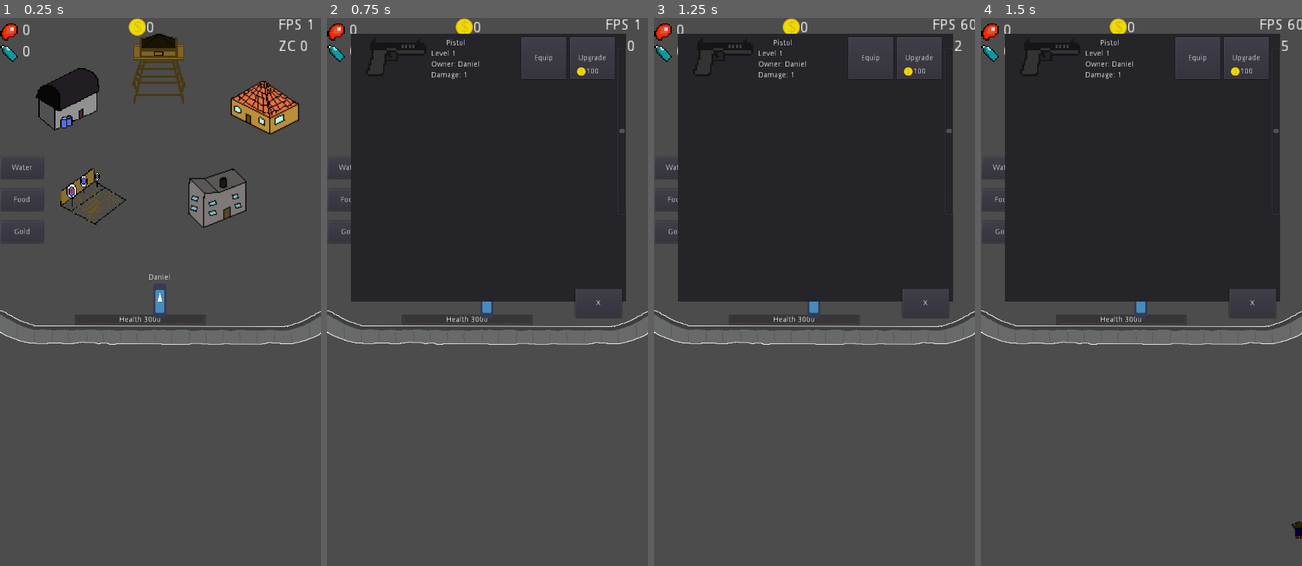
Above: before the commit, frames 1-4 (left to right).
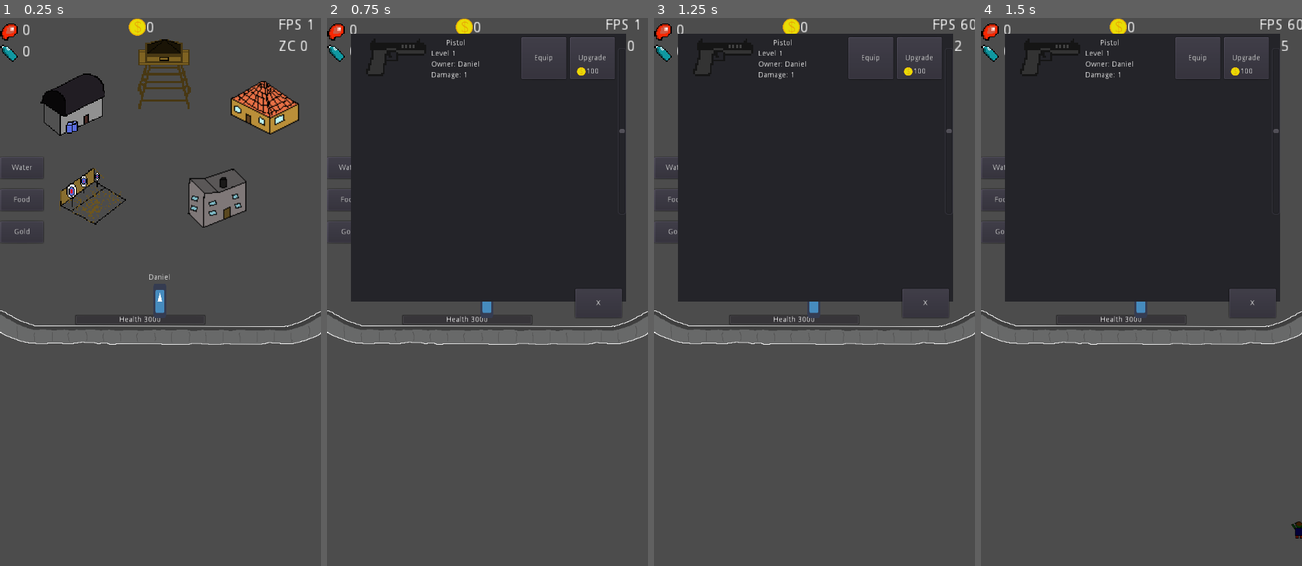
Above: after the commit, the same moments.

Repository: stranker/CLICKER_Z
Game: Godot game, scene res://Scene/MainScene.tscn
The game is run twice, just before and just after one commit, with the same random seed, the same clock (stepped at 60 frames per second) and the same inputs. The engine's default icon, where the game draws it, is replaced by a stand-in: a white triangle on a blue panel in a dark square.
Inputs (mouse positions are in pixels of both pictures, inside the frame that each line leads up to; where the layout moved, square brackets give the same spot in the first picture):
- Up to frame 1 (0.25 s): no input
- Up to frame 2 (0.75 s): click (590, 105) at 0.5 s
- Up to frame 3 (1.25 s): no input
- Up to frame 4 (1.5 s): click (1051, 105) [1048, 100] at 1.25 s

The runs differ from the first frame. In frame 1, 2.2% of the frame differs, in the area x 11-60%, y 2-22%; in frame 2, nothing differs; in frame 3, nothing differs; in frame 4, nothing differs.

Commit message:
Add info train

Diff:
--- a/GUI/TrainingCharacterPanel.tscn
+++ b/GUI/TrainingCharacterPanel.tscn
@@ -31,7 +31,7 @@
 "
 _sections_unfolded = [ "Resource" ]
 
-[node name="TrainingCharacterPanel" type="Panel"]
+[node name="TrainingCharacterPanel" type="Panel" index="0"]
 
 anchor_left = 0.5
 anchor_top = 0.0
@@ -42,7 +42,6 @@
 margin_bottom = 80.0
 rect_min_size = Vector2( 350, 80 )
 rect_pivot_offset = Vector2( 0, 0 )
-rect_clip_content = false
 mouse_filter = 2
 mouse_default_cursor_shape = 0
 size_flags_horizontal = 1
@@ -59,7 +58,6 @@
 margin_right = 80.0
 margin_bottom = 80.0
 rect_pivot_offset = Vector2( 0, 0 )
-rect_clip_content = false
 mouse_filter = 1
 mouse_default_cursor_shape = 0
 size_flags_horizontal = 1
@@ -77,7 +75,6 @@
 margin_right = 190.0
 margin_bottom = 30.0
 rect_pivot_offset = Vector2( 0, 0 )
-rect_clip_content = false
 mouse_filter = 2
 mouse_default_cursor_shape = 0
 size_flags_horizontal = 1
@@ -98,7 +95,6 @@
 margin_right = 190.0
 margin_bottom = 50.0
 rect_pivot_offset = Vector2( 0, 0 )
-rect_clip_content = false
 mouse_filter = 2
 mouse_default_cursor_shape = 0
 size_flags_horizontal = 1
@@ -119,7 +115,6 @@
 margin_right = 190.0
 margin_bottom = 70.0
 rect_pivot_offset = Vector2( 0, 0 )
-rect_clip_content = false
 mouse_filter = 2
 mouse_default_cursor_shape = 0
 size_flags_horizontal = 1
@@ -140,7 +135,6 @@
 margin_right = 340.0
 margin_bottom = 70.0
 rect_pivot_offset = Vector2( 0, 0 )
-rect_clip_content = false
 focus_mode = 2
 mouse_filter = 0
 mouse_default_cursor_shape = 0
--- a/Object/Buildings/Deposit.tscn
+++ b/Object/Buildings/Deposit.tscn
@@ -48,10 +48,10 @@
 anchor_top = 0.0
 anchor_right = 0.0
 anchor_bottom = 0.0
-margin_left = 50.0
-margin_top = 90.0
-margin_right = 200.0
-margin_bottom = 210.0
+margin_left = 60.0
+margin_top = 100.0
+margin_right = 210.0
+margin_bottom = 220.0
 rect_pivot_offset = Vector2( 0, 0 )
 focus_mode = 2
 mouse_filter = 0
--- a/Object/Buildings/WatchTower.tscn
+++ b/Object/Buildings/WatchTower.tscn
@@ -39,7 +39,6 @@
 margin_right = -599.0
 margin_bottom = -1023.0
 rect_pivot_offset = Vector2( 0, 0 )
-rect_clip_content = false
 mouse_filter = 0
 mouse_default_cursor_shape = 0
 size_flags_horizontal = 1
@@ -53,12 +52,11 @@
 anchor_top = 0.0
 anchor_right = 0.0
 anchor_bottom = 0.0
-margin_left = 230.0
-margin_top = 20.0
-margin_right = 360.0
-margin_bottom = 170.0
+margin_left = 240.0
+margin_top = 30.0
+margin_right = 370.0
+margin_bottom = 180.0
 rect_pivot_offset = Vector2( 0, 0 )
-rect_clip_content = false
 focus_mode = 2
 mouse_filter = 0
 mouse_default_cursor_shape = 0
--- a/Object/Bullet.tscn
+++ b/Object/Bullet.tscn
@@ -61,7 +61,7 @@
 custom_solver_bias = 0.0
 radius = 3.91658
 
-[node name="Bullet" type="Sprite"]
+[node name="Bullet" type="Sprite" index="0"]
 
 texture = ExtResource( 1 )
 script = SubResource( 1 )
--- a/Object/Characters/Survivor.gd
+++ b/Object/Characters/Survivor.gd
@@ -15,16 +15,13 @@
 # TRAINING VARIABLES
 # Player
 var player_income = 0
-var player_critic = 5
-# NPC
-var npc_critic = 3
+var critic = 1
 
 func _ready():
 	pass
 
-func create_survivor(nam,inf,lvl):
+func create_survivor(nam,lvl):
 	survivor_name = nam
-	info = inf
 	level = lvl
 	survivor_type = TYPE_NPC
 	weapon = weapon_scene.instance()
@@ -35,12 +32,14 @@
 	$Name.text = survivor_name
 	shoot_time = 4
 	$ShootTime.wait_time = shoot_time
+
 	pass
 
 func create_player(nam):
-	create_survivor(nam,"Player character",1)
+	create_survivor(nam,1)
 	Global.player = self
 	survivor_type = TYPE_PLAYER
+	info = "Critic: "+str(critic)+"% +Income: "+"$"+str(player_income)
 	pass
 
 func get_survivor_name():
@@ -54,21 +53,19 @@
 
 func train():
 	level += 1
+	critic += 1
 	if survivor_type == TYPE_PLAYER:
 		player_income += 1
 		Global.player_income = player_income
-		player_critic += 1
+		info = "Critic: "+str(critic)+"% +Income: "+"$"+str(player_income)
 	else:
-		npc_critic += 1
+
 		shoot_time -= 0.1
+		info = "Critic: "+str(critic)+"% Rlding time: "+str(shoot_time)+"s"
 	pass
 
 func get_critic():
-	if survivor_type == TYPE_PLAYER:
-		return player_critic
-	else:
-		return npc_critic
-	pass
+	return critic
 
 func set_weapon(weap):
 	weapon.get_parent().remove_child(weapon)
--- a/Scene/MainScene.tscn
+++ b/Scene/MainScene.tscn
@@ -167,7 +167,7 @@
 "
 _sections_unfolded = [ "Resource" ]
 
-[node name="MainScene" type="Control" index="0"]
+[node name="MainScene" type="Control"]
 
 anchor_left = 0.0
 anchor_top = 0.0
